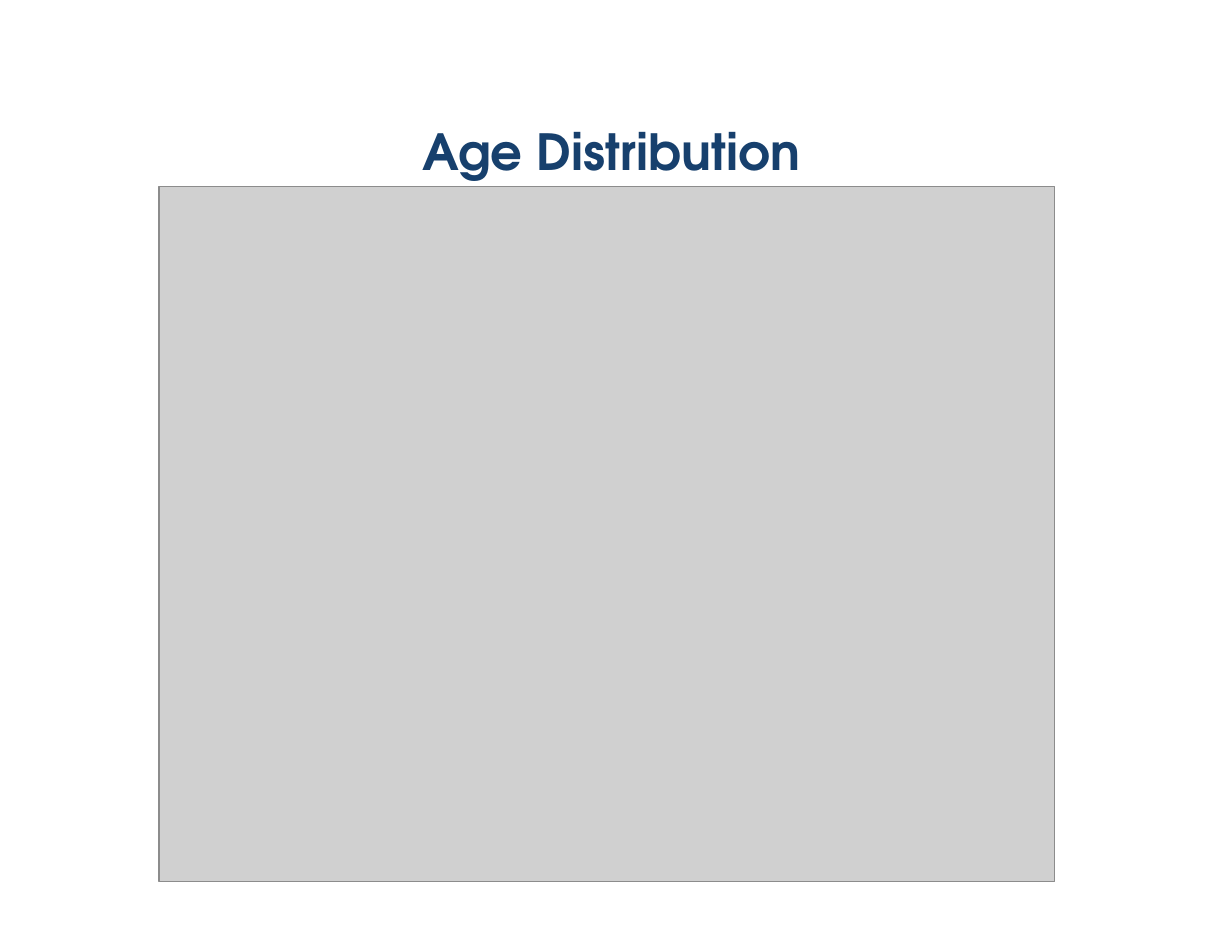
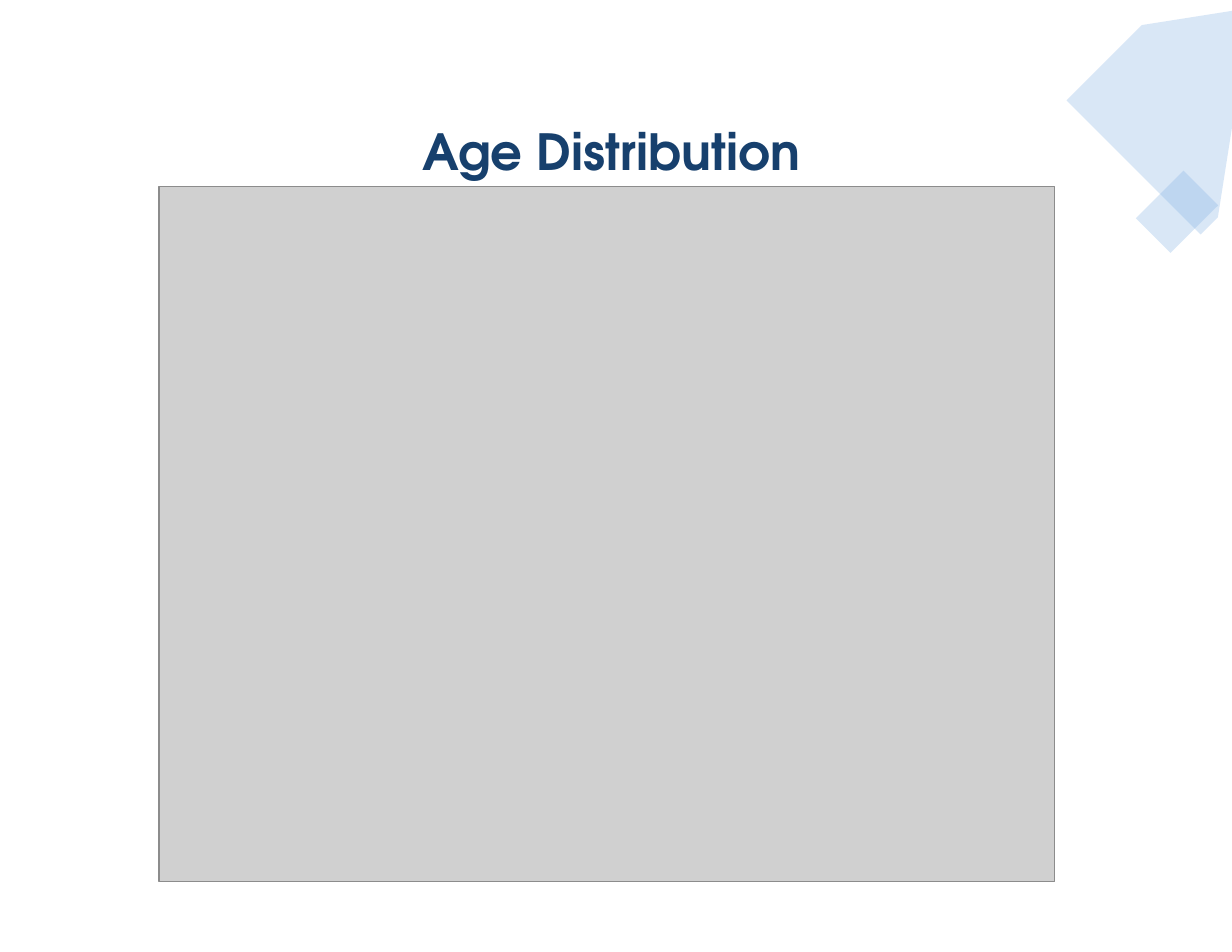
Before and after one commit to jojoalva/Stroke-Project-4, a slide deck: slide 7 of Presentation/Project4_presentation_draft.pptx. Drawn at 1232x952 pixels with LibreOffice and Linux fonts; fonts in the diff are those of the drawing; grey boxes stand for pictures. Boxes give left, top, right and bottom in pixels: in the first picture for what was removed or moved away, otherwise in the second. Text is boxed around its words. In the diff, an @@ line names an element or a change of style, - is before the commit and + after.

```diff
--- a/Presentation/Project4_presentation_draft.pptx
+++ b/Presentation/Project4_presentation_draft.pptx
@@ freeform shape added at [1067, 0, 1232, 234], fill #82B1E4 at 30% opacity @@
@@ rectangle added at [1136, 170, 1218, 253], fill #82B1E4 at 30% opacity @@
```
Also in this commit, not shown: 2 other slides changed, 2 slides added, 1 slide removed, 1 other file.
